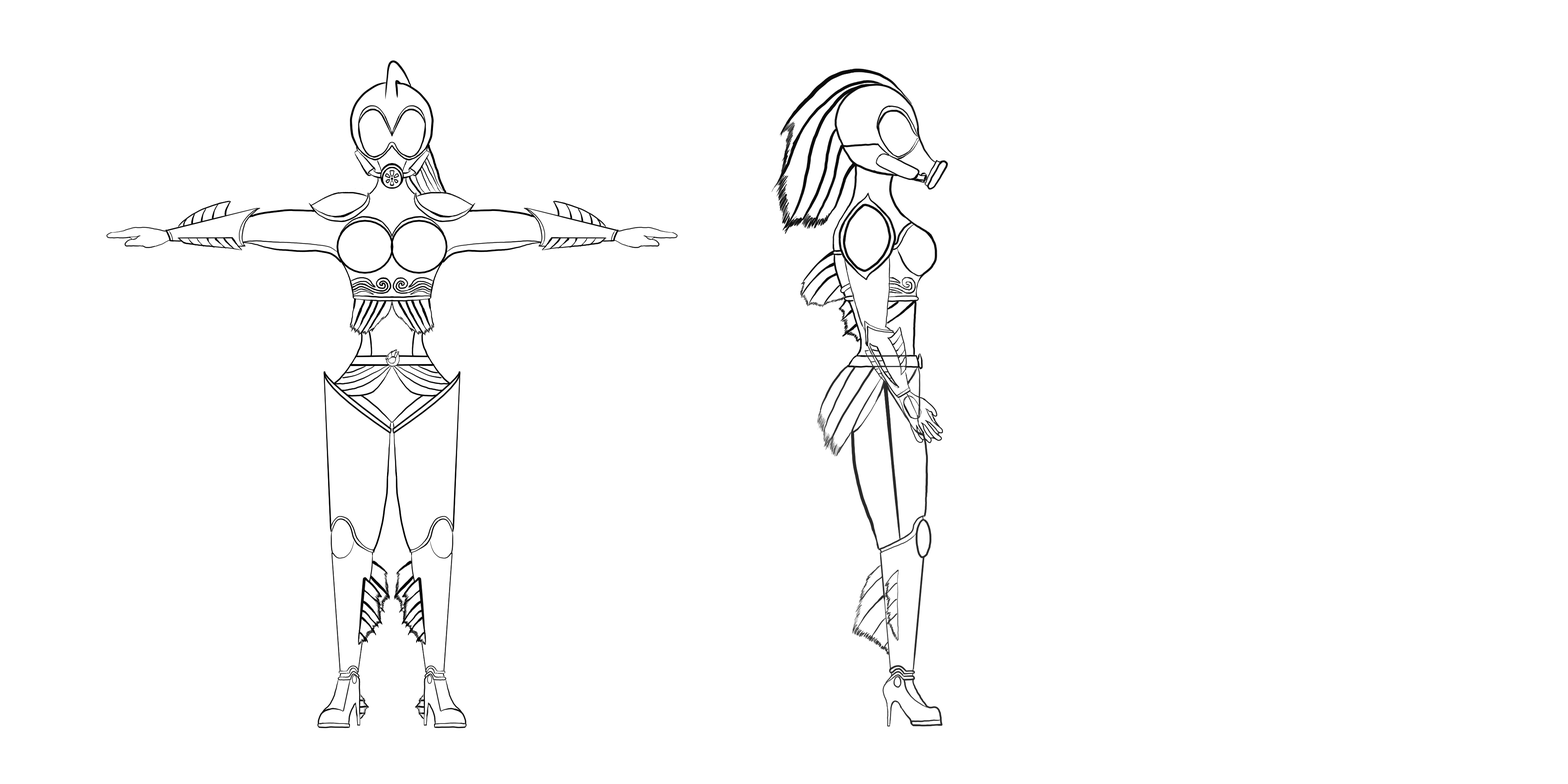
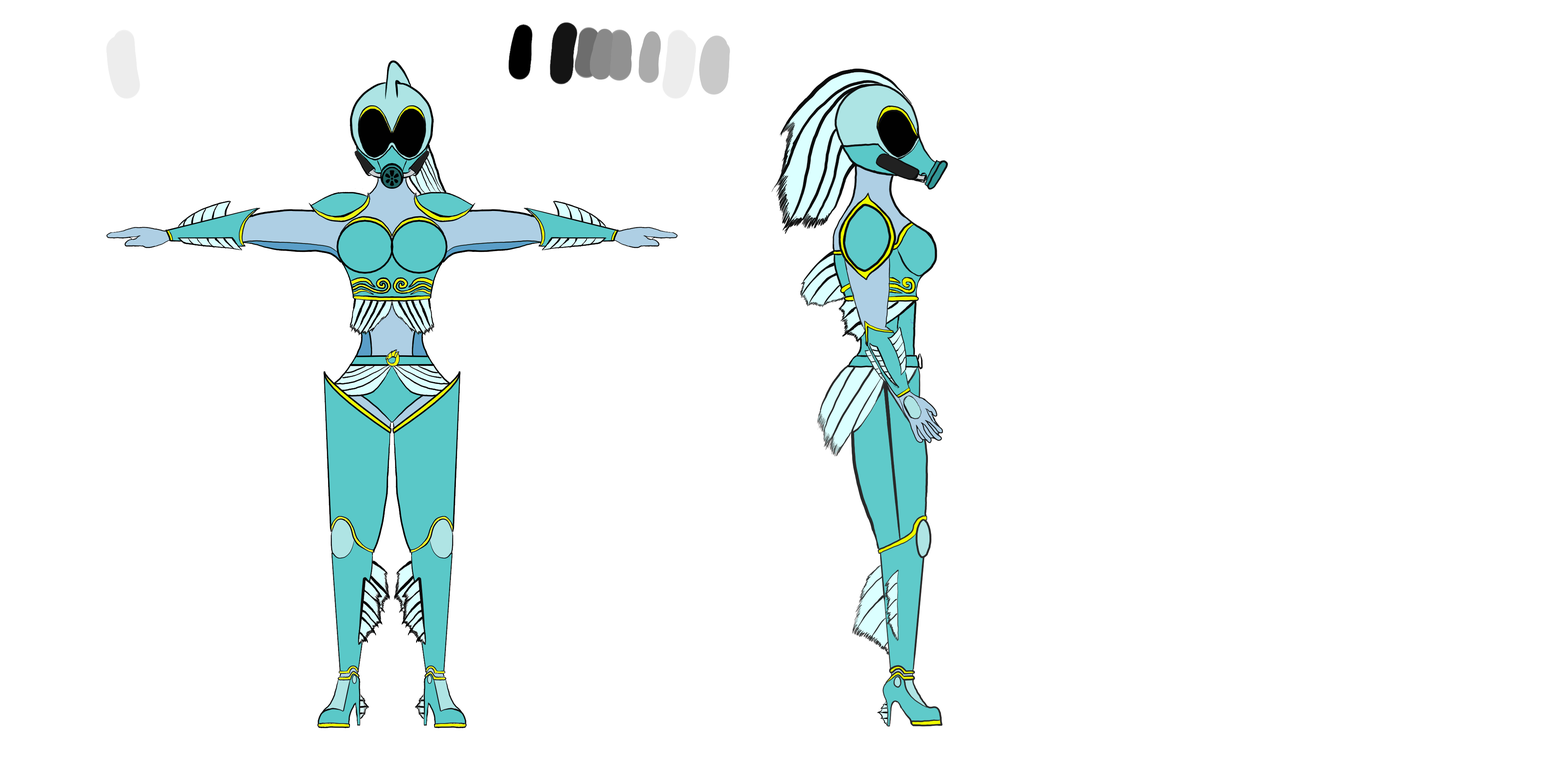
Before/after of a 1568x784 layered artwork. What changed in the layer stack:
removed group "llineart_SIDE" (4 layers) over (106, 21, 947, 729)
removed layer "legs" (1st of 8, in "llineart_SIDE") from group "llineart_SIDE" over (817, 343, 943, 727)
renamed "arms" to "pallet", moved it out of group "llineart_SIDE", painted on it over (106, 21, 947, 729)
removed layer "torso" (1st of 8, in "llineart_SIDE") from group "llineart_SIDE" over (106, 196, 943, 515)
removed layer "head" (1st of 7, in "llineart_SIDE") from group "llineart_SIDE" over (779, 71, 947, 245)
removed group "lineartfront" (6 layers) over (106, 49, 686, 729)
removed layer "crotch" (1st of 5, in "lineartfront") from group "lineartfront" over (323, 343, 461, 441)
removed layer "torso" (2nd of 8, in "lineartfront") from group "lineartfront" over (220, 196, 564, 368)
removed layer "head" (2nd of 7, in "lineartfront") from group "lineartfront" over (343, 60, 455, 196)
removed layer "shoulders" from group "lineartfront" over (245, 171, 539, 729)
removed layer "arms" (2nd of 8, in "lineartfront") from group "lineartfront" over (106, 73, 686, 270)
added group "front" with 2 layers above "side" over (106, 21, 947, 729)
added layer "lineart" (1st of 2, in "front") in group "front" over (106, 49, 686, 729)
added layer "color" in group "front" over (106, 21, 947, 729)
added group "side" with 1 layers above "Background" over (106, 21, 947, 729)
added layer "lineart" (2nd of 2, in "side") in group "side" over (106, 21, 947, 729)